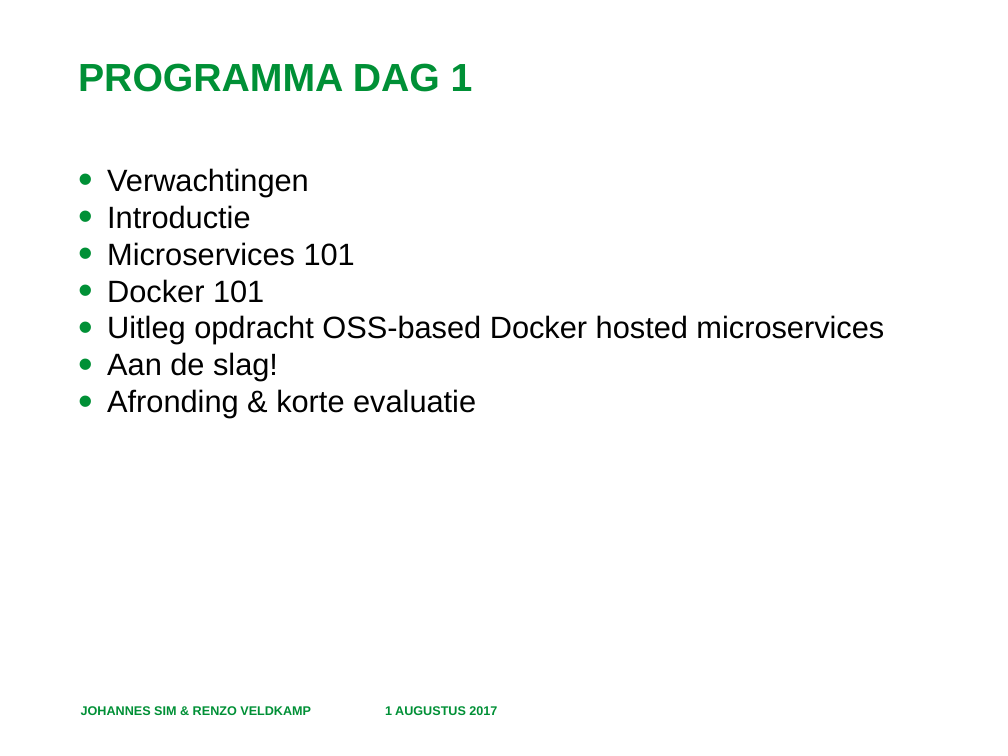
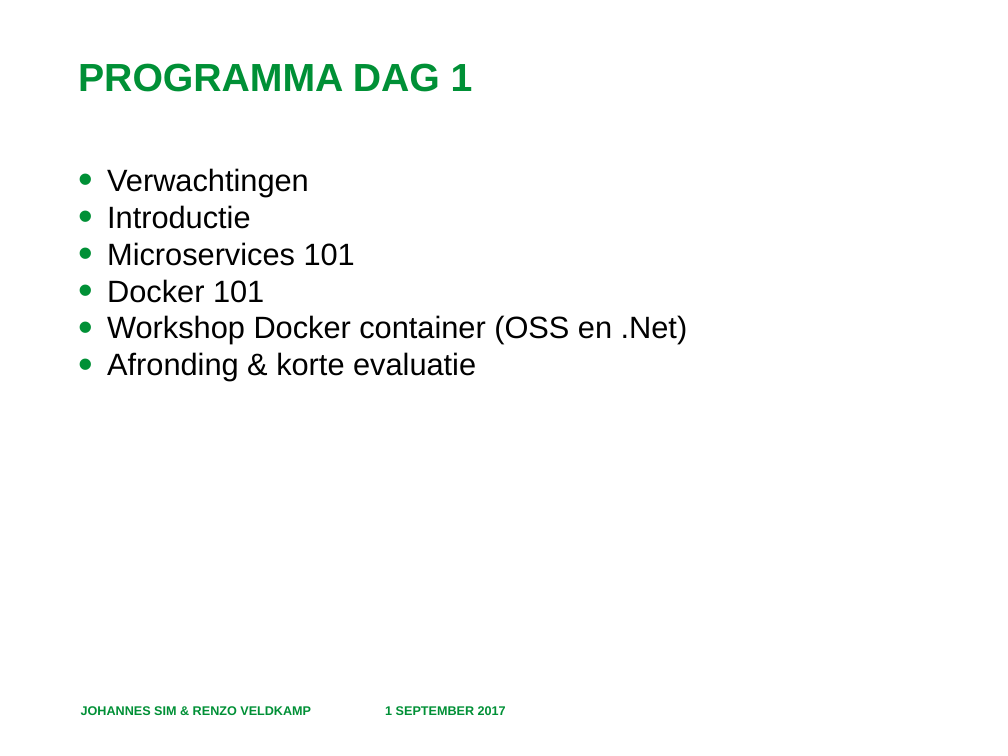
Before and after one commit to RenzoVeldkamp/MicroContainer, a slide deck: slide 4 of Presentatie/Docker-based microservices.pptx. Drawn at 1008x756 pixels with LibreOffice and Linux fonts; fonts in the diff are those of the drawing; background and template pictures are left out. Boxes give left, top, right and bottom in pixels: in the first picture for what was removed or moved away, otherwise in the second. Text is boxed around its words. In the diff, an @@ line names an element or a change of style, - is before the commit and + after.

```diff
--- a/Presentatie/Docker-based microservices.pptx
+++ b/Presentatie/Docker-based microservices.pptx
@@ text at bbox=[107, 315, 688, 344]: text changed @@
-• Uitleg opdracht OSS-based Docker hosted microservices
-• Aan de slag!
+• Workshop Docker container (OSS en .Net)
@@ text at bbox=[385, 706, 506, 715]: text changed @@
-1 AUGUSTUS 2017
+1 SEPTEMBER 2017
```
Also in this commit, not shown: 17 other slides changed, 18 other files.
